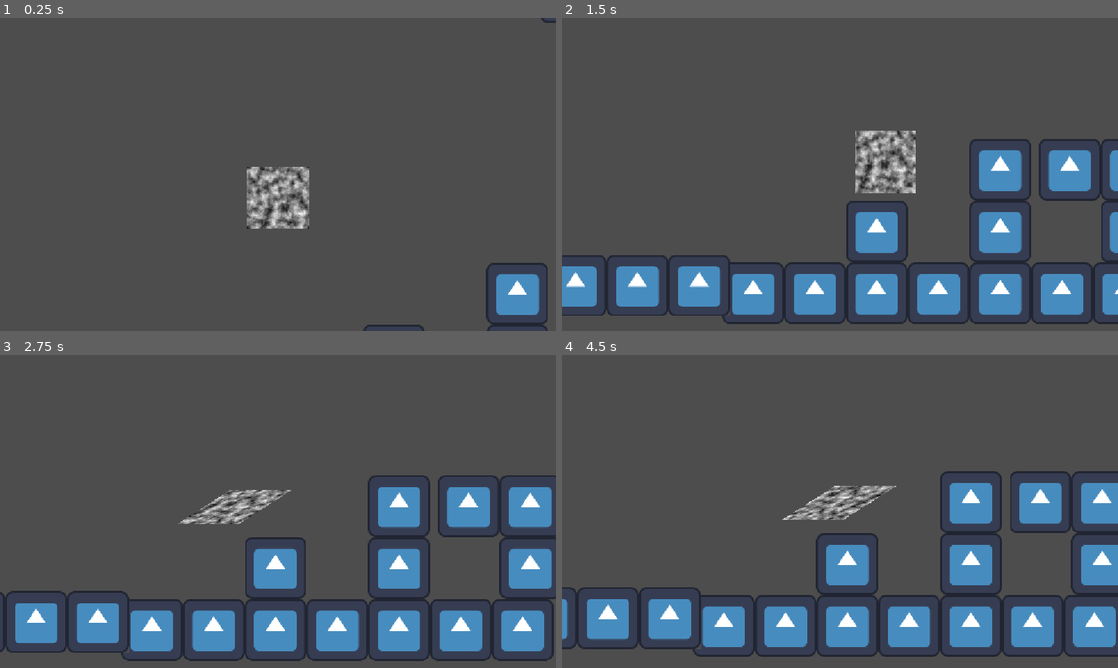
Above: before the commit, frames 1-4 (two rows, left to right).
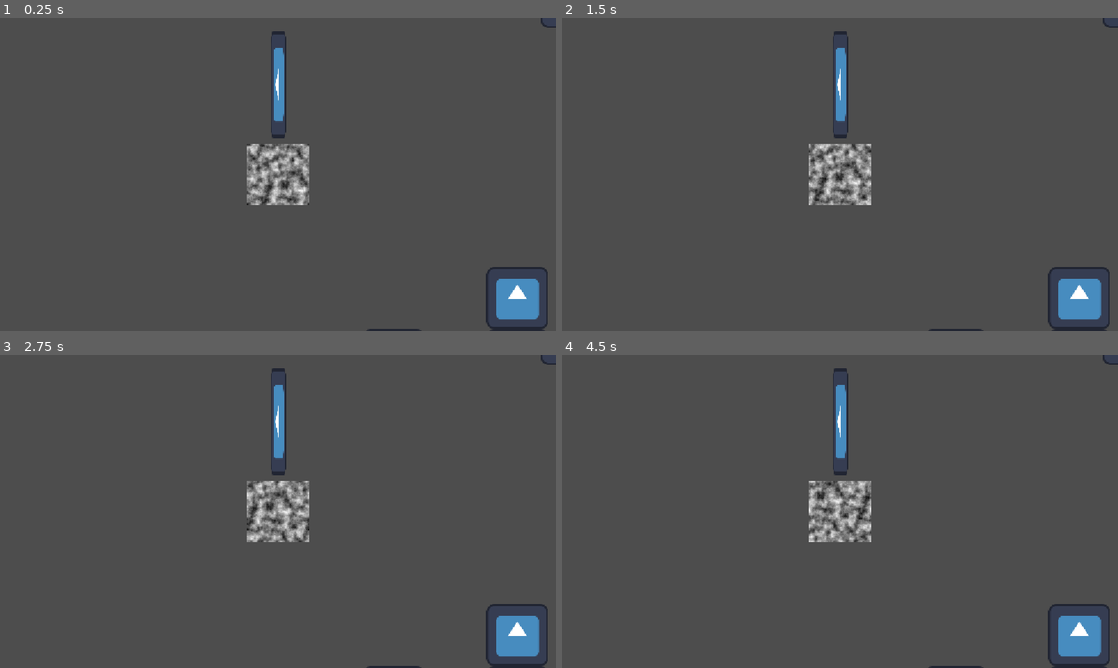
Above: after the commit, the same moments.

Repository: p-rint/Platformer
Game: Godot game, scene res://node_2d.tscn
The game is run twice, just before and just after one commit, with the same random seed, the same clock (stepped at 60 frames per second) and the same inputs. The engine's default icon, where the game draws it, is replaced by a stand-in: a white triangle on a blue panel in a dark square.
Inputs (mouse positions are in pixels of both pictures, inside the frame that each line leads up to):
- Up to frame 1 (0.25 s): no input
- Up to frame 2 (1.5 s): tap Enter (ui_accept) at 0.5, 0.77, 1.07 s; move the mouse to (962, 158) at 0.52 s; hold D (Right) from 0.53 s (still down); click (962, 158) at 0.6 s; tap Shift (Dash) at 0.8, 1.35 s; move the mouse to (728, 190) at 1.27 s
- Up to frame 3 (2.75 s): tap Enter (ui_accept) at 1.52, 1.55, 1.82, 2.1 s; move the mouse to (333, 442) at 2.02 s; release D (Right) at 2.03 s; hold A (Left) from 2.03 s (still down); click (333, 442) at 2.3 s
- Up to frame 4 (4.5 s): move the mouse to (812, 574) at 2.77 s; release A (Left) at 2.78 s; hold D (Right) 2.78-4.28 s; click (812, 574) at 2.85 s; tap Enter (ui_accept) at 3.02, 3.32, 3.77, 3.8, 4.07 s; tap Shift (Dash) at 3.05, 3.6 s; move the mouse to (1006, 558) at 3.52 s; move the mouse to (673, 464) at 4.27 s; hold A (Left) from 4.28 s (still down); click (673, 464) at 4.35 s

The runs differ from the first frame. In frame 1, 3.7% of the frame differs, in the area x 44-100%, y 0-100%; in frame 2, 21%; in frame 3, 22%, in the area x 0-100%, y 0-100%; in frame 4, 21%.
Error after the commit: Parse Error: Assignment is not allowed inside an expression. (res://ControllerRewrite.gd:83)

Commit message:
Mostly just rewritiing code

Diff:
--- /dev/null
+++ b/ControllerRewrite.gd
@@ -0,0 +1,83 @@
+extends CharacterBody2D
+
+var direction
+var ydirection
+
+const SPEED = 600.0
+const JUMP_VELOCITY = -1000.0
+const DASH_VELOCITY = 1000
+const DASH_TIME = .3
+
+var lastDirection = 0
+var attacking = false
+var ChargingAttack = false
+var windingUp = false
+
+var windUpTimeMin = .5
+var windUpTimeMax = .7
+var chargeTime = .3
+var attackTime = .3
+
+# Called when the node enters the scene tree for the first time.
+func _ready() -> void:
+	pass # Replace with function body.
+
+func dashStart() -> void:
+	lastDirection = direction
+	velocity.x = DASH_VELOCITY * lastDirection
+	velocity.y = 0
+	$Timers/Dash.start(DASH_TIME)
+
+func startWindUp() -> void:
+	$Timers/Windup.start(windUpTimeMax)
+	$AnimationPlayer.play("Winudp")
+
+func startAttack() -> void:
+	$Timers/Attack.start(attackTime)
+	attacking = true
+
+func windUp() -> void:
+	if $Timers/Windup.time_left == 0 or $Timers/Windup.is_stopped():
+		startAttack()
+
+
+func Attack() -> void:
+	if $Timers/Attack.time_left > 0 or not $Timers/Attack.is_stopped():
+		$Hitbox.monitoring = true
+	else:
+		$Hitbox.monitoring = false
+
+
+
+
+
+
+# Called every frame. 'delta' is the elapsed time since the previous frame.
+func _process(delta: float) -> void:
+	# Add the gravity.
+	if not is_on_floor():
+		velocity += get_gravity() * delta
+
+	direction = Input.get_axis("Left", "Right")
+	ydirection = Input.get_axis("Up", "Down")
+
+	# Handle jump.
+	if Input.is_action_just_pressed("ui_accept") and is_on_floor() == true:
+		velocity.y = JUMP_VELOCITY
+	#Jump Cancel
+	if Input.is_action_just_released("ui_accept") and is_on_floor() == false:
+		velocity.y = max(velocity.y, -600)
+
+	#Start Dash
+	if Input.is_action_just_pressed("Dash"):
+		dashStart()
+
+	#Dash Cancel
+	if Input.is_action_just_released("Dash"):
+		$Timers/Dash.stop()
+
+	#Attack
+	if Input.is_action_just_pressed("Attack"):
+		startWindUp()
+
+	if windingUp = true:
--- a/node_2d.tscn
+++ b/node_2d.tscn
@@ -1,85 +1,11 @@
-[gd_scene load_steps=14 format=4 uid="uid://ci0xohninaksl"]
+[gd_scene load_steps=19 format=4 uid="uid://ci0xohninaksl"]
 
 [ext_resource type="Shader" uid="uid://174xpet1j2vu" path="res://NewShader.gdshader" id="1_0e48y"]
+[ext_resource type="Script" uid="uid://dktb5smprqsk1" path="res://ControllerRewrite.gd" id="1_kdubu"]
 [ext_resource type="Texture2D" uid="uid://c3c4pqfuauxvh" path="res://icon.svg" id="1_wtcfe"]
 [ext_resource type="Script" uid="uid://bceylf3ffc6vk" path="res://hitbox.gd" id="2_0hol4"]
+[ext_resource type="Script" uid="uid://cu0sccck5ghpo" path="res://sprite_2d.gd" id="2_q6r6c"]
 [ext_resource type="Script" uid="uid://djd8cjx6jk1s8" path="res://enemy_body_2d.gd" id="3_epypp"]
-
-[sub_resource type="GDScript" id="GDScript_wtcfe"]
-script/source = "extends CharacterBody2D
-
-
-const SPEED = 600.0
-const JUMP_VELOCITY = -1000.0
-const DASH_VELOCITY = 1000
-const DASH_TIME = .3
-
-var lastDirection = 0
-var attacking = false
-
-func _physics_process(delta: float) -> void:
-	# Add the gravity.
-	if not is_on_floor():
-		velocity += get_gravity() * delta
-
-	var direction := Input.get_axis(\"Left\", \"Right\")
-	var ydirection := Input.get_axis(\"Up\", \"Down\")
-
-	# Handle jump.
-	if Input.is_action_just_pressed(\"ui_accept\") and is_on_floor() == true:
-		velocity.y = JUMP_VELOCITY
-
-	#Jump Cancel
-	if Input.is_action_just_released(\"ui_accept\") and is_on_floor() == false:
-		velocity.y = max(velocity.y, -600)
-
-
-	#Handle Dash
-	if Input.is_action_just_pressed(\"Dash\"):
-		lastDirection = direction
-		velocity.x = DASH_VELOCITY * lastDirection
-		velocity.y = 0
-		$Timers/Dash.start(DASH_TIME)
-
-	if Input.is_action_just_released(\"Dash\"):
-
-		$Timers/Dash.stop()
-
-	if Input.is_action_just_pressed(\"Attack\"):
-		attacking = true
-		$Timers/Attack.start(.5)
-
-
-	# Get the input direction and handle the movement/deceleration.
-	# As good practice, you should replace UI actions with custom gameplay actions.
-
-	if direction:
-		velocity.x = lerp(velocity.x, direction * SPEED, delta * 10)
-	else:
-		velocity.x = lerp(velocity.x, 0.0, delta * 20)
-	if $Timers/Dash.time_left > 0:
-		velocity.x = DASH_VELOCITY * lastDirection
-		velocity.y = 0
-
-	if attacking == true:
-		$Hitbox.monitoring = true
-
-		$Sprite2D.skew = 1
-	else:
-
-		$Hitbox.monitoring = false
-		$Sprite2D.skew = 0
-	if $Timers/Attack.time_left > 0:
-		attacking = true
-	else:
-		attacking = false
-
-
-
-	move_and_slide()
-	$\"../Camera2D\".position.x = lerp($\"../Camera2D\".position.x, position.x , delta * 5)
-	$\"../Camera2D\".position.y = lerp($\"../Camera2D\".position.y, position.y , delta * 2)
-"
 
 [sub_resource type="ShaderMaterial" id="ShaderMaterial_epypp"]
 shader = ExtResource("1_0e48y")
@@ -95,6 +21,58 @@
 size = Vector2(19.076923, 19.23077)
 
 [sub_resource type="RectangleShape2D" id="RectangleShape2D_epypp"]
+
+[sub_resource type="Animation" id="Animation_kdubu"]
+length = 0.001
+tracks/0/type = "value"
+tracks/0/imported = false
+tracks/0/enabled = true
+tracks/0/path = NodePath("Sprite2D/SwordPivot:rotation")
+tracks/0/interp = 1
+tracks/0/loop_wrap = true
+tracks/0/keys = {
+"times": PackedFloat32Array(0),
+"transitions": PackedFloat32Array(1),
+"update": 0,
+"values": [-1.5707964]
+}
+
+[sub_resource type="Animation" id="Animation_q6r6c"]
+resource_name = "new_animation"
+tracks/0/type = "value"
+tracks/0/imported = false
+tracks/0/enabled = true
+tracks/0/path = NodePath("Sprite2D/SwordPivot:rotation")
+tracks/0/interp = 1
+tracks/0/loop_wrap = true
+tracks/0/keys = {
+"times": PackedFloat32Array(0, 0.100278154),
+"transitions": PackedFloat32Array(1, 1),
+"update": 0,
+"values": [0.858702, 0.69115037]
+}
+
+[sub_resource type="Animation" id="Animation_d21ai"]
+resource_name = "Winudp"
+tracks/0/type = "value"
+tracks/0/imported = false
+tracks/0/enabled = true
+tracks/0/path = NodePath("Sprite2D/SwordPivot:rotation")
+tracks/0/interp = 1
+tracks/0/loop_wrap = true
+tracks/0/keys = {
+"times": PackedFloat32Array(0, 0.1, 0.19809389),
+"transitions": PackedFloat32Array(1, 1, 1),
+"update": 0,
+"values": [0.0, -1.9198622, -1.8675023]
+}
+
+[sub_resource type="AnimationLibrary" id="AnimationLibrary_d21ai"]
+_data = {
+&"RESET": SubResource("Animation_kdubu"),
+&"Winudp": SubResource("Animation_d21ai"),
+&"new_animation": SubResource("Animation_q6r6c")
+}
 
 [sub_resource type="TileSetAtlasSource" id="TileSetAtlasSource_wtcfe"]
 texture = ExtResource("1_wtcfe")
@@ -236,7 +214,7 @@
 [node name="Node2D" type="Node2D"]
 
 [node name="CharacterBody2D" type="CharacterBody2D" parent="."]
-script = SubResource("GDScript_wtcfe")
+script = ExtResource("1_kdubu")
 
 [node name="Sprite2D" type="Sprite2D" parent="CharacterBody2D"]
 texture_repeat = 2
@@ -244,6 +222,17 @@
 scale = Vector2(0.25, 0.25)
 texture = SubResource("NoiseTexture2D_epypp")
 
+[node name="SwordPivot" type="Node2D" parent="CharacterBody2D/Sprite2D"]
+position = Vector2(4, 0)
+rotation = -1.5707964
+scale = Vector2(4, 4)
+script = ExtResource("2_q6r6c")
+
+[node name="Sprite2D" type="Sprite2D" parent="CharacterBody2D/Sprite2D/SwordPivot"]
+position = Vector2(186, 0)
+scale = Vector2(1.7199988, 0.23999983)
+texture = ExtResource("1_wtcfe")
+
 [node name="CollisionShape2D" type="CollisionShape2D" parent="CharacterBody2D"]
 scale = Vector2(6.5, 6.5)
 shape = SubResource("RectangleShape2D_0e48y")
@@ -259,6 +248,18 @@
 one_shot = true
 
 [node name="DashCooldown" type="Timer" parent="CharacterBody2D/Timers"]
+one_shot = true
+
+[node name="AttackHold" type="Timer" parent="CharacterBody2D/Timers"]
+wait_time = 0.4
+one_shot = true
+
+[node name="Windup" type="Timer" parent="CharacterBody2D/Timers"]
+one_shot = true
+
+[node name="ChargeTime" type="Timer" parent="CharacterBody2D/Timers"]
+wait_time = 0.4
+one_shot = true
 
 [node name="Hitbox" type="Area2D" parent="CharacterBody2D"]
 script = ExtResource("2_0hol4")
@@ -267,11 +268,25 @@
 scale = Vector2(10, 10)
 shape = SubResource("RectangleShape2D_epypp")
 
+[node name="AnimationPlayer" type="AnimationPlayer" parent="CharacterBody2D"]
+libraries = {
+&"": SubResource("AnimationLibrary_d21ai")
+}
+
 [node name="Node" type="Node" parent="."]
 
 [node name="TileMapLayer" type="TileMapLayer" parent="Node"]
 tile_map_data = PackedByteArray("AAD7/xwAAAAHAAEAAAD7/x0AAAAHAAIAAAD7/x4AAAAHAAMAAAD7/x8AAAAHAAQAAAD7/yAAAAAHAAUAAAD7/y …(90704 unchanged characters)…
 tile_set = SubResource("TileSet_0e48y")
+
+[node name="StaticBody2D" type="StaticBody2D" parent="Node"]
+collision_layer = 3
+
+[node name="Polygon2D" type="Polygon2D" parent="Node/StaticBody2D"]
+polygon = PackedVector2Array(-764, 425, -1021, 427, -1172, 387, -1348, 296, -1544, 163, -1443, 143, -1304, 240, -1154, 318, -1021, 349, -754, 375)
+
+[node name="CollisionPolygon2D" type="CollisionPolygon2D" parent="Node/StaticBody2D"]
+polygon = PackedVector2Array(-753, 375, -1020, 349, -1158, 317, -1306, 238, -1443, 144, -1546, 163, -1349, 298, -1174, 386, -1021, 431, -762, 427)
 
 [node name="Camera2D" type="Camera2D" parent="."]
 
--- /dev/null
+++ b/sprite_2d.gd
@@ -0,0 +1,12 @@
+extends Node2D
+
+
+# Called when the node enters the scene tree for the first time.
+func _ready() -> void:
+	pass # Replace with function body.
+
+
+# Called every frame. 'delta' is the elapsed time since the previous frame.
+func _process(delta: float) -> void:
+	#look_at(get_global_mouse_position())
+	pass
Not shown, added: ControllerRewrite.gd.uid
Binary file added: grey pixel.png
Not shown, added: grey pixel.png.import
Not shown, added: sprite_2d.gd.uid
